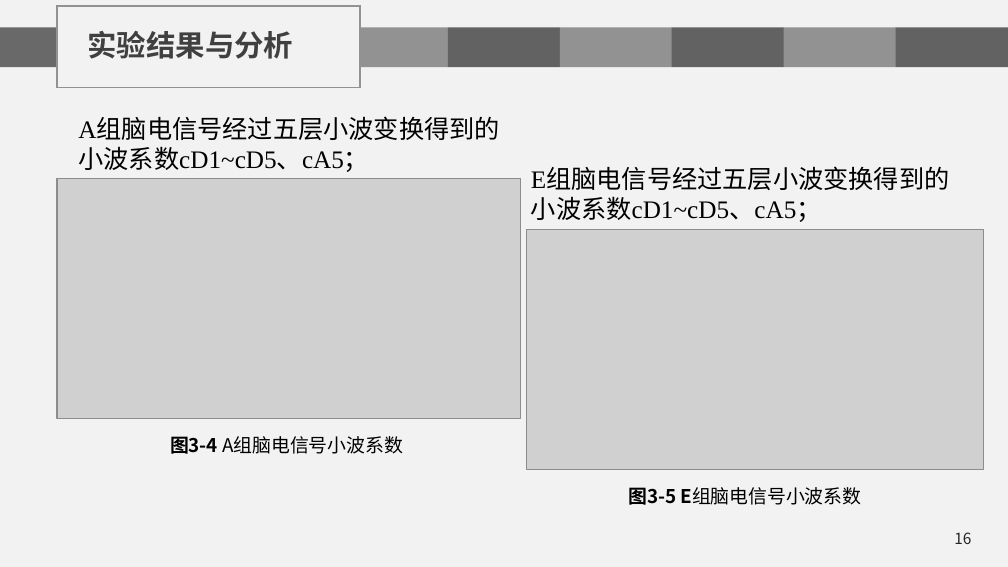
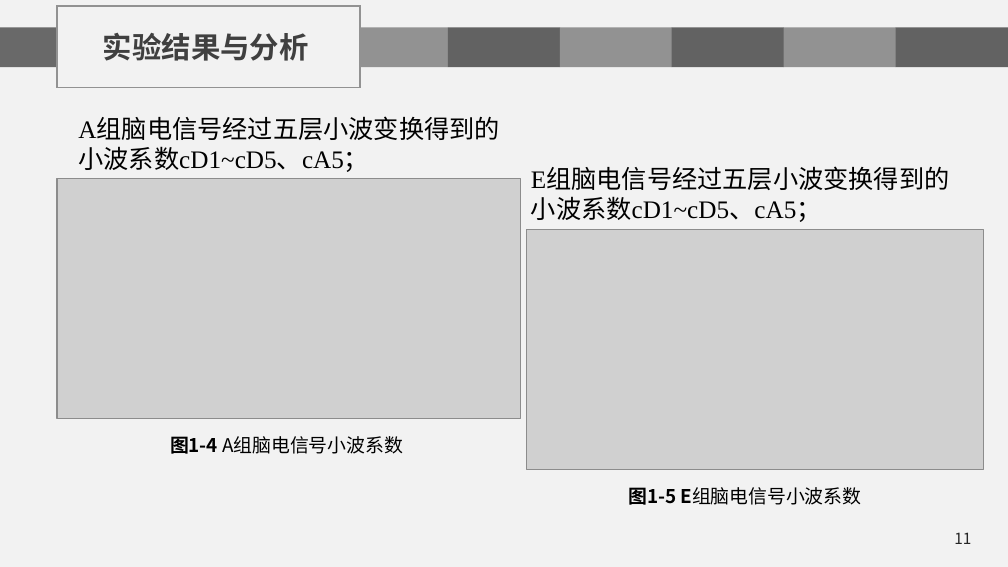
Before and after one commit to chenshuaihua/Graduate, a slide deck: slide 11 of 毕设文件/陈帅华-2016014016-自实1601-中期答辩.pptx (slide 16 before the commit). Drawn at 1008x567 pixels with LibreOffice and Linux fonts; fonts in the diff are those of the drawing; grey boxes stand for pictures; background and template pictures are left out. Boxes give left, top, right and bottom in pixels: in the first picture for what was removed or moved away, otherwise in the second. Text is boxed around its words. In the diff, an @@ line names an element or a change of style, - is before the commit and + after.

```diff
--- a/毕设文件/陈帅华-2016014016-自实1601-中期答辩.pptx
+++ b/毕设文件/陈帅华-2016014016-自实1601-中期答辩.pptx
@@ text "实验结果与分析": place and size @@
-text "实验结果与分析" at box(87, 31, 293, 59)
+text "实验结果与分析" at box(103, 33, 309, 61)
@@ text at box(170, 436, 403, 454): text changed @@
-图3-4 A组脑电信号小波系数
+图1-4 A组脑电信号小波系数
@@ text at box(628, 487, 861, 505): text changed @@
-图3-5 E组脑电信号小波系数
+图1-5 E组脑电信号小波系数
@@ page number at box(954, 532, 971, 544): text changed @@
-16
+11
```
Also in this commit, not shown: 24 other slides changed, 2 slides added, 24 slides removed, 1 other file.
